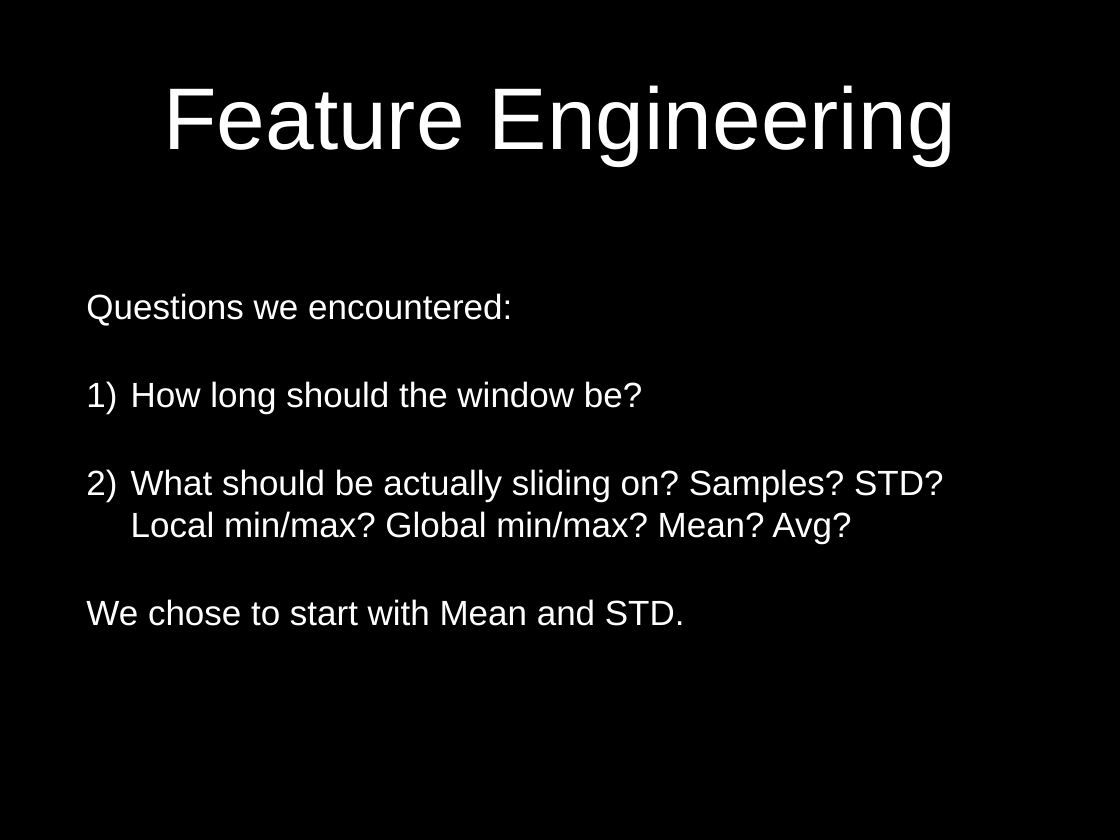
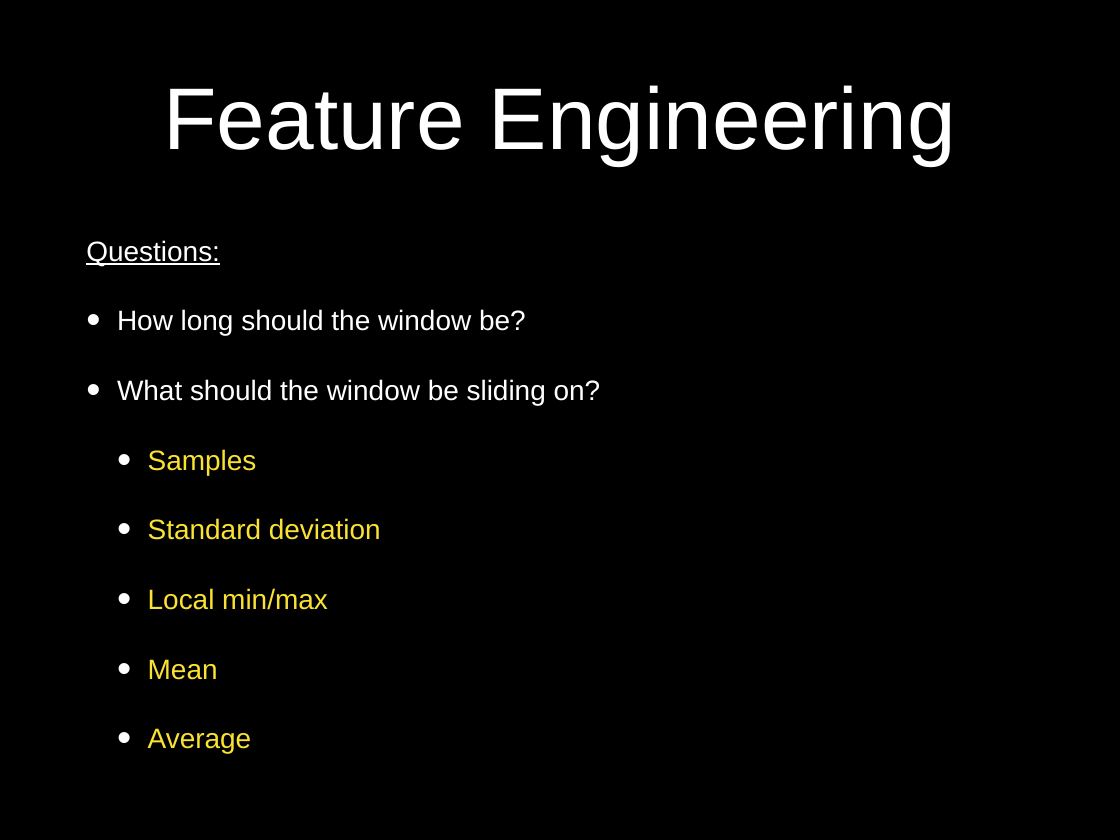
Before and after one commit to idocal/motionsense, a slide deck: slide 8 of MotionSenese/presentations/Presentation2.pptx (slide 6 before the commit). Drawn at 1120x840 pixels with LibreOffice and Linux fonts; fonts in the diff are those of the drawing; background and template pictures are left out. Boxes give left, top, right and bottom in pixels: in the first picture for what was removed or moved away, otherwise in the second. Text is boxed around its words. In the diff, an @@ line names an element or a change of style, - is before the commit and + after.

```diff
--- a/MotionSenese/presentations/Presentation2.pptx
+++ b/MotionSenese/presentations/Presentation2.pptx
@@ text "Questions:": place and size @@
-text "Questions:" at (86, 293, 943, 626)
+text "Questions:" at (86, 240, 601, 754)
@@ text at (86, 240, 220, 266): text changed; size 32 to 25.6 pt @@
-Questions we encountered:
+Questions:
@@ text at (117, 309, 526, 335): size 32 to 25.6 pt in "How long should the window be?"; bullet 1) to •; less space between paragraphs @@
@@ text at (117, 379, 601, 754): text changed; size 32 to 25.6 pt; text colour #FFFFFF to #FAE232 @@
-2) What should be actually sliding on? Samples? STD? Local min/max? Global min/max? Mean? Avg?
-We chose to start with Mean and STD.
+• What should the window be sliding on?
+  • Samples
+  • Standard deviation
+  • Local min/max
+  • Mean
+  • Average
```
Also in this commit, not shown: 6 other slides changed, 6 slides added, 4 slides removed, 3 other files.
